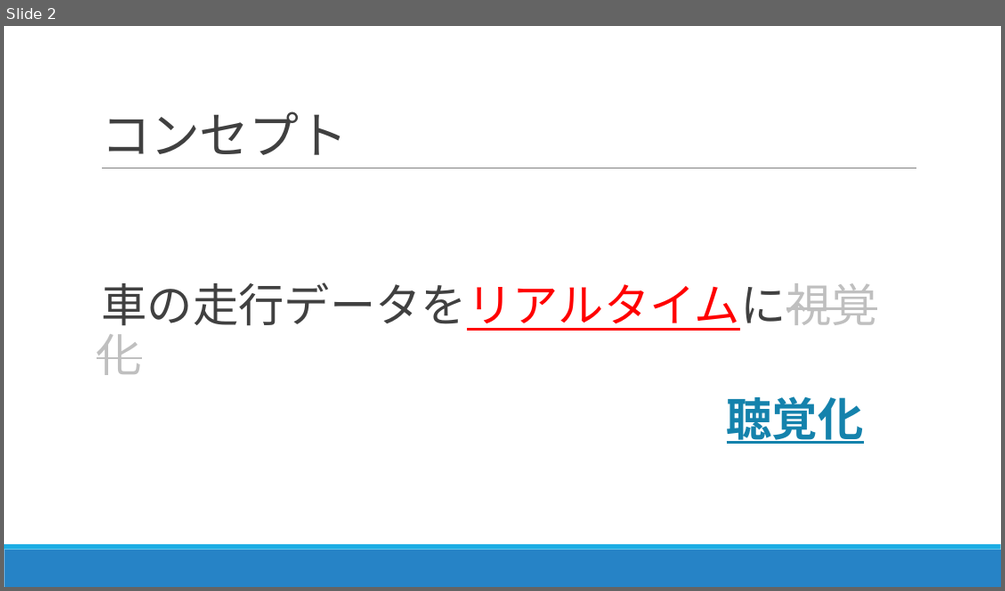
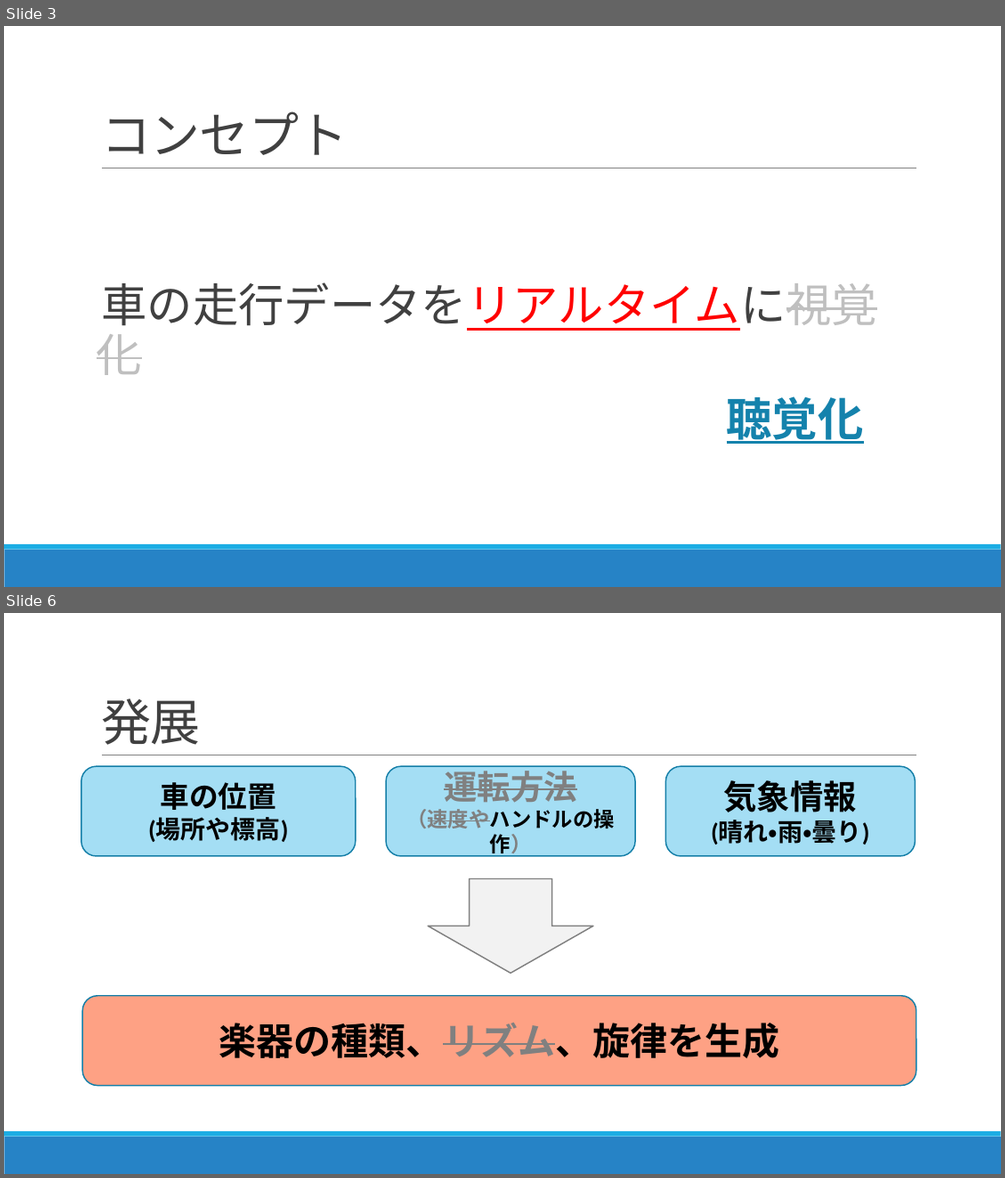
Before and after one commit to aquavit/comporive, a slide deck: コンポライブ.pptx. Shown one above the other, each under a label of ours: slide 2 before the commit, slides 3 and 6 after it; the slides between them are not shown. The pictures are 1005x591 and 1005x1178 pixels, drawn with LibreOffice and Linux fonts; fonts in the diff are those of the drawing. Boxes give left, top, right and bottom in pixels: in the first picture for what was removed or moved away, otherwise in the second. Text is boxed around its words. In the diff, an @@ line names an element or a change of style, - is before the commit and + after.

```diff
--- a/コンポライブ.pptx
+++ b/コンポライブ.pptx
@@ slide 6 added at (4,613,1001,1174), background #FFFFFF; not listed: 3 template elements that a slide beside it also shows @@
@@ title added at (101,698,200,745), 48 pt, text #404040 @@
+発展
@@ rounded rectangle added at (81,766,356,856), fill #A4DEF4, outline #1580A9 1.25 pt, 24 pt, text #000000, bold @@
+車の位置
+(場所や標高)
@@ rounded rectangle added at (386,766,635,856), fill #A4DEF4, outline #1580A9 1.25 pt, 20 pt, text #808080, bold @@
+運転方法
+（速度やハンドルの操作）
@@ rounded rectangle added at (666,766,914,856), fill #A4DEF4, outline #1580A9 1.25 pt, 24 pt, text #000000, bold @@
+気象情報
+(晴れ・雨・曇り)
@@ down arrow added at (428,878,593,973), fill #F2F2F2, outline #808080 1.25 pt @@
@@ rounded rectangle added at (82,996,916,1086), fill #FEA184, outline #1580A9 1.25 pt, 36 pt, text #000000, bold @@
+楽器の種類、リズム、旋律を生成
@@ what was slide 2 is now slide 3 @@
```
Also in this commit, not shown: 2 slides changed, 3 other slides added, 2 slides removed.
